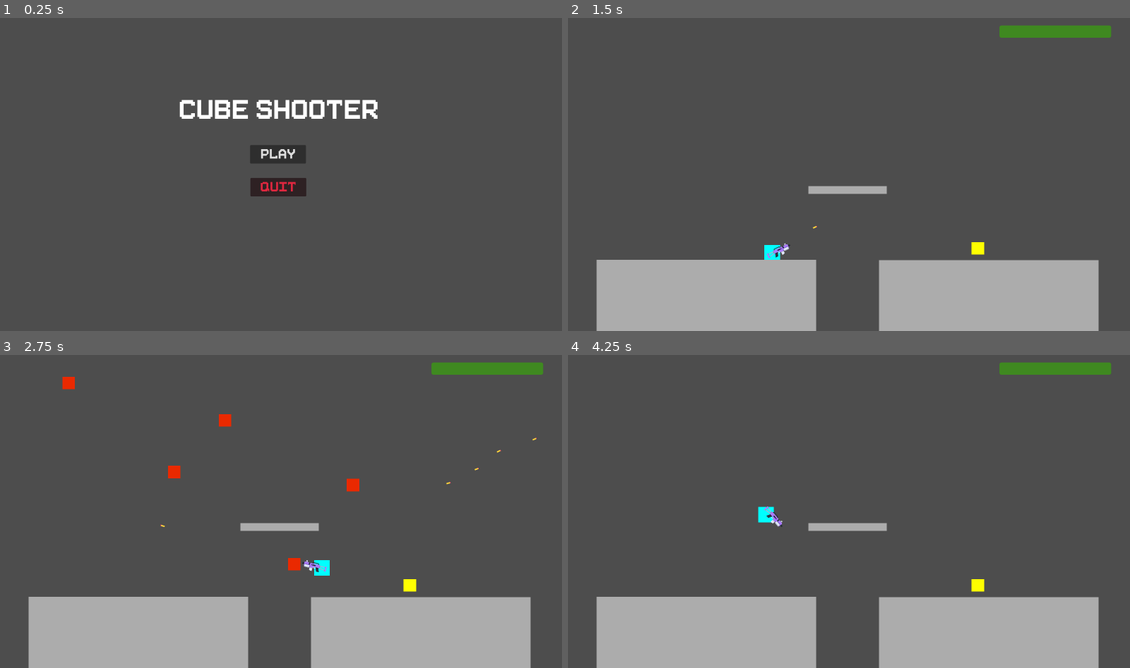
Above: before the commit, frames 1-4 (two rows, left to right).
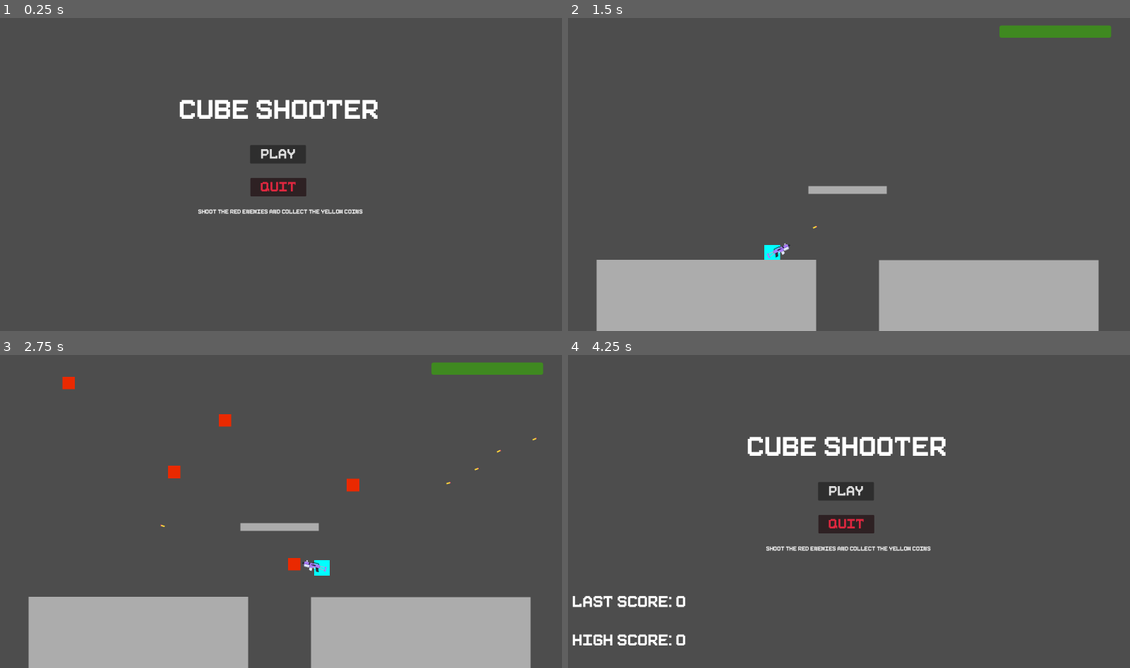
Above: after the commit, the same moments.

Repository: FrankSauve/CubeGame
Game: Godot game, scene res://scenes/menu.tscn
Two runs of this game, one before a commit and one after it. Both use one fixed random seed, a clock stepped at 60 frames per second and the inputs below. Sound files missing from this copy of the repository are replaced by a short silence.
Inputs (mouse positions are in pixels of both pictures, inside the frame that each line leads up to):
- Up to frame 1 (0.25 s): no input
- Up to frame 2 (1.5 s): click "PLAY" at 0.5 s; move the mouse to (972, 158) at 1.27 s; press the mouse at (972, 158) at 1.28 s; hold D (move_right) from 1.28 s (still down)
- Up to frame 3 (2.75 s): keep holding D (move_right); tap Space (jump) at 1.52, 1.55, 1.82, 2.1, 2.27, 2.57 s; move the mouse to (168, 527) at 2.02 s; release the mouse at (168, 527) at 2.03 s; click (168, 527) at 2.3 s
- Up to frame 4 (4.25 s): move the mouse to (905, 442) at 2.77 s; release D (move_right) at 2.78 s; press the mouse at (905, 442) at 2.78 s; hold A (move_left) 2.78-3.53 s; tap Space (jump) at 3.05, 3.77, 4.07 s; move the mouse to (820, 574) at 3.52 s; release the mouse at (820, 574) at 3.53 s; hold D (move_right) from 3.53 s (still down); click (820, 574) at 3.6 s

The runs differ from the first frame. In frame 1, 0.3% of the frame differs, in the area x 35-65%, y 61-63%; in frame 2, 0.1%; in frame 3, 0.1%; in frame 4, 22%, in the area x 0-97%, y 2-100%.

Commit message:
Audio

Diff:
--- a/scenes/Coin.tscn
+++ b/scenes/Coin.tscn
@@ -1,6 +1,7 @@
-[gd_scene load_steps=4 format=3 uid="uid://5agi5hur2o0b"]
+[gd_scene load_steps=5 format=3 uid="uid://5agi5hur2o0b"]
 
 [ext_resource type="Script" path="res://scripts/Coin.gd" id="1_6gw2u"]
+[ext_resource type="AudioStream" uid="uid://b25cvhgjdep5j" path="res://audio/pickupCoin.wav" id="2_7fmx5"]
 
 [sub_resource type="RectangleShape2D" id="RectangleShape2D_7ne15"]
 size = Vector2(1.05, 1.05)
@@ -22,4 +23,7 @@
 modulate = Color(1, 1, 0, 1)
 texture = SubResource("CanvasTexture_ucrv3")
 
+[node name="AudioStreamPlayer2D" type="AudioStreamPlayer2D" parent="."]
+stream = ExtResource("2_7fmx5")
+
 [connection signal="body_entered" from="." to="." method="_on_body_entered"]
--- a/scenes/main.tscn
+++ b/scenes/main.tscn
@@ -4,7 +4,7 @@
 [ext_resource type="PackedScene" uid="uid://qxsfmvf8mun" path="res://scenes/player.tscn" id="2_8bhme"]
 [ext_resource type="Script" path="res://scripts/Killzone.gd" id="3_bh8h5"]
 [ext_resource type="PackedScene" uid="uid://bl74t1gls0kls" path="res://scenes/hud.tscn" id="4_ycahk"]
-[ext_resource type="PackedScene" uid="uid://5agi5hur2o0b" path="res://scenes/Coin.tscn" id="5_kkn07"]
+[ext_resource type="AudioStream" uid="uid://bid2wyvbeifik" path="res://audio/music.wav" id="6_yf4t6"]
 
 [sub_resource type="RectangleShape2D" id="RectangleShape2D_i7ce4"]
 size = Vector2(9.98, 9.9)
@@ -66,7 +66,7 @@
 modulate = Color(0.67451, 0.67451, 0.67451, 1)
 texture = SubResource("CanvasTexture_gxc0q")
 
-[node name="Killzone" type="Area2D" parent="."]
+[node name="Killzone" type="Area2D" parent="." groups=["killzone"]]
 position = Vector2(912, 1091)
 scale = Vector2(200, 5)
 collision_mask = 5
@@ -77,7 +77,8 @@
 
 [node name="Control" parent="." instance=ExtResource("4_ycahk")]
 
-[node name="Coin" parent="." instance=ExtResource("5_kkn07")]
-position = Vector2(1315, 736)
+[node name="Music" type="AudioStreamPlayer2D" parent="."]
+stream = ExtResource("6_yf4t6")
+autoplay = true
 
 [connection signal="body_entered" from="Killzone" to="Killzone" method="_on_body_entered"]
--- a/scenes/menu.tscn
+++ b/scenes/menu.tscn
@@ -59,6 +59,16 @@
 theme_override_fonts/font = ExtResource("2_7t1vo")
 theme_override_font_sizes/font_size = 70
 
+[node name="Info" type="Label" parent="."]
+layout_mode = 0
+offset_left = 640.0
+offset_top = 612.0
+offset_right = 1176.0
+offset_bottom = 635.0
+theme_override_fonts/font = ExtResource("2_7t1vo")
+theme_override_font_sizes/font_size = 25
+text = "Shoot the red enemies and collect the yellow coins"
+
 [connection signal="pressed" from="PlayButton" to="." method="_on_button_pressed"]
 [connection signal="pressed" from="PlayButton" to="." method="_on_play_button_pressed"]
 [connection signal="pressed" from="QuitButton" to="." method="_on_button_pressed"]
--- a/scenes/player.tscn
+++ b/scenes/player.tscn
@@ -1,7 +1,10 @@
-[gd_scene load_steps=5 format=3 uid="uid://qxsfmvf8mun"]
+[gd_scene load_steps=8 format=3 uid="uid://qxsfmvf8mun"]
 
 [ext_resource type="Script" path="res://scripts/Player.gd" id="1_duexp"]
 [ext_resource type="Texture2D" uid="uid://ck7ajk6uvwura" path="res://sprites/blasterD.png" id="2_n5gob"]
+[ext_resource type="AudioStream" uid="uid://dki3c0vudiuyp" path="res://audio/laserShoot.wav" id="3_m44hw"]
+[ext_resource type="AudioStream" uid="uid://covjg4psw0tgf" path="res://audio/explosion.wav" id="4_df1rj"]
+[ext_resource type="AudioStream" uid="uid://5diujogxh5yd" path="res://audio/blipSelect.wav" id="5_xk4tl"]
 
 [sub_resource type="CanvasTexture" id="CanvasTexture_2klor"]
 
@@ -32,3 +35,12 @@
 scale = Vector2(0.00807953, 0.00741667)
 texture = ExtResource("2_n5gob")
 flip_h = true
+
+[node name="GunSound" type="AudioStreamPlayer2D" parent="Gun"]
+stream = ExtResource("3_m44hw")
+
+[node name="DamageSound" type="AudioStreamPlayer2D" parent="."]
+stream = ExtResource("4_df1rj")
+
+[node name="JumpSound" type="AudioStreamPlayer2D" parent="."]
+stream = ExtResource("5_xk4tl")
--- a/scripts/Coin.gd
+++ b/scripts/Coin.gd
@@ -15,5 +15,8 @@
 
 
 func _on_body_entered(body):
+	$AudioStreamPlayer2D.play()
 	on_coin_collected.emit(point_value)
+	$Sprite2D.hide()
+	await $AudioStreamPlayer2D.finished
 	queue_free()
--- a/scripts/Game.gd
+++ b/scripts/Game.gd
@@ -20,6 +20,10 @@
 func _ready():
 	var player = get_tree().get_nodes_in_group("player")[0]
 	player.connect("on_died", Callable(self, "game_over"))
+
+	var killzone = get_tree().get_nodes_in_group("killzone")[0]
+	killzone.connect("on_player_killed_by_zone", Callable(self, "game_over"))
+
 
 # Called every frame. 'delta' is the elapsed time since the previous frame.
 func _process(delta):
@@ -63,7 +67,6 @@
 	else:
 		time_since_coin_spawn += delta
 
-
 func listen_for_score_updates():
 	var enemies = get_tree().get_nodes_in_group("enemy")
 	for enemy in enemies:
--- a/scripts/Killzone.gd
+++ b/scripts/Killzone.gd
@@ -1,4 +1,6 @@
 extends Area2D
+
+signal on_player_killed_by_zone
 
 # Called when the node enters the scene tree for the first time.
 func _ready():
@@ -11,7 +13,4 @@
 
 
 func _on_body_entered(body):
-	var nodes = get_tree().get_nodes_in_group("enemy")
-	for node in nodes:
-		node.queue_free()
-	get_tree().reload_current_scene()
+	on_player_killed_by_zone.emit()
--- a/scripts/Player.gd
+++ b/scripts/Player.gd
@@ -58,6 +58,7 @@
 func update_y_velocity(delta):
 	if Input.is_action_just_pressed("jump"):
 		if current_jumps < max_jumps:
+			$JumpSound.play()
 			current_jumps += 1
 			velocity.y = -jump_speed
 	else:
@@ -70,6 +71,8 @@
 	bullet.position = $Gun/BulletMarker2D.global_position
 	bullet.rotation = (get_global_mouse_position() - bullet.position).angle()
 	bullet.velocity = get_global_mouse_position() - bullet.position
+
+	$Gun/GunSound.play()
 
 func update_gun_postion():
 	$Gun.look_at(get_global_mouse_position())
@@ -90,6 +93,9 @@
 		enemy.connect("on_damage_player", Callable(self, "update_health"))
 
 func update_health(value):
+	if value < 0:
+		$DamageSound.play()
+
 	health += value
 	on_health_changed.emit(health)
 
Not shown, added: audio/blipSelect.wav.import
Not shown, added: audio/explosion.wav.import
Not shown, added: audio/laserShoot.wav.import
Not shown, added: audio/music.wav.import
Not shown, added: audio/pickupCoin.wav.import
Not shown, added: audio/blipSelect.wav
Not shown, added: audio/explosion.wav
Not shown, added: audio/laserShoot.wav
Not shown, added: audio/music.wav
Not shown, added: audio/pickupCoin.wav
